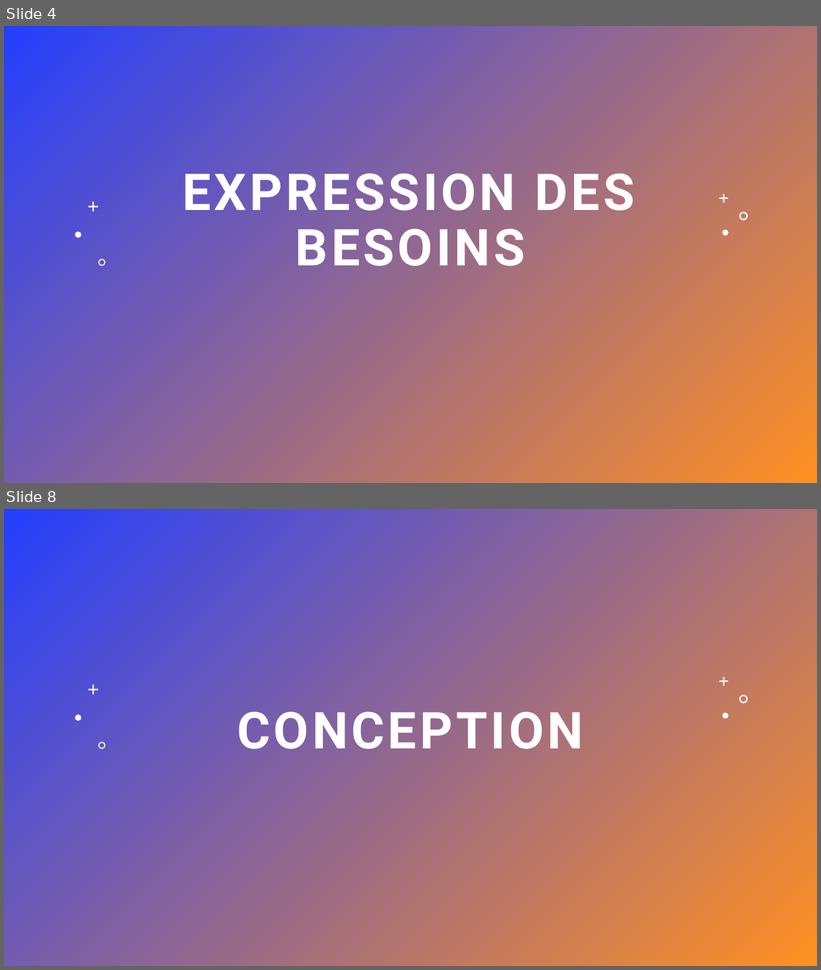
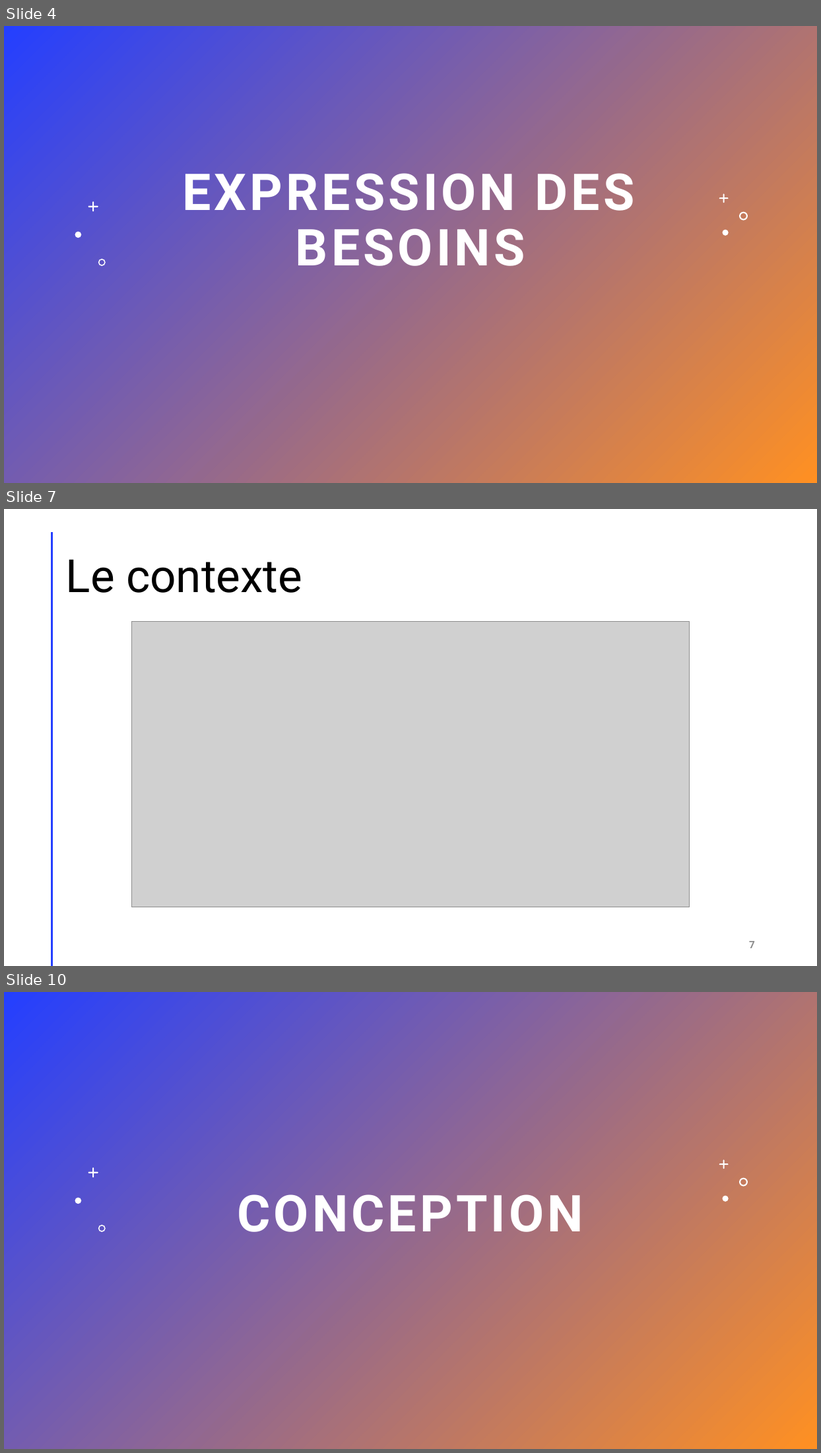
Before and after one commit to GreenHawk-99/AppGreta, a slide deck: doc/GRETA Suivi Séance.pptx. Shown one above the other, each under a label of ours: slides 4 and 8 before the commit, slides 4, 7 and 10 after it; the slides between them are not shown. The pictures are 821x970 and 821x1453 pixels, drawn with LibreOffice and Linux fonts; fonts in the diff are those of the drawing; grey boxes stand for pictures. Boxes give left, top, right and bottom in pixels: in the first picture for what was removed or moved away, otherwise in the second. Text is boxed around its words. In the diff, an @@ line names an element or a change of style, - is before the commit and + after.

```diff
--- a/doc/GRETA Suivi Séance.pptx
+++ b/doc/GRETA Suivi Séance.pptx
@@ slide 7 added at [4, 509, 817, 966], background #FFFFFF @@
@@ line added from (52, 533) to (52, 966), #FF9022 2 pt @@
@@ title added at [66, 559, 302, 593], 54 pt, text #000000 @@
+Le contexte
@@ picture added at [131, 622, 689, 908] @@
@@ page number added at [749, 941, 755, 949], 12 pt, text #8C8C8C, bold @@
+7
@@ what was slide 8 is now slide 10 @@
```
Also in this commit, not shown: 13 slides changed, 1 other slide added, 2 slides removed, 1 other file.
